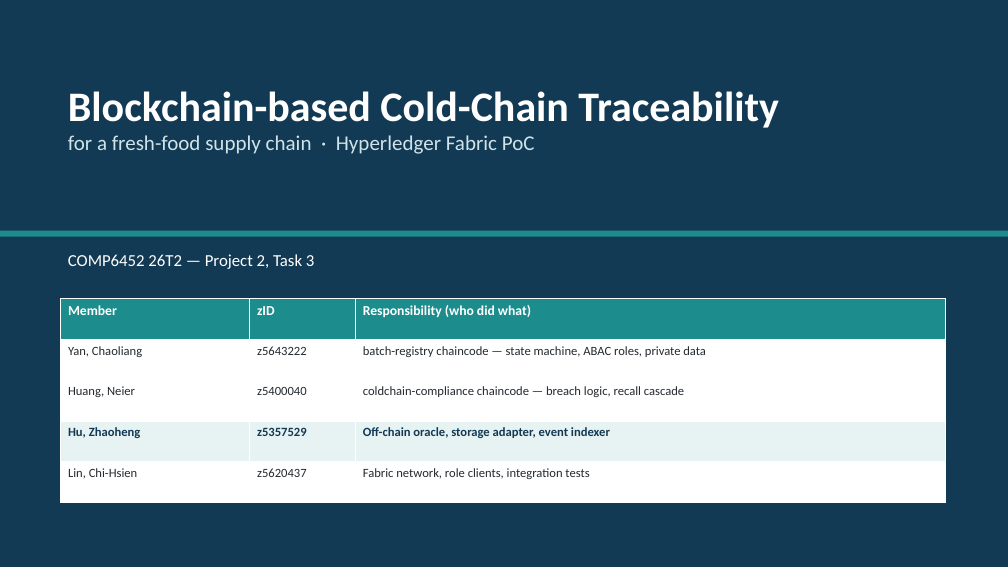
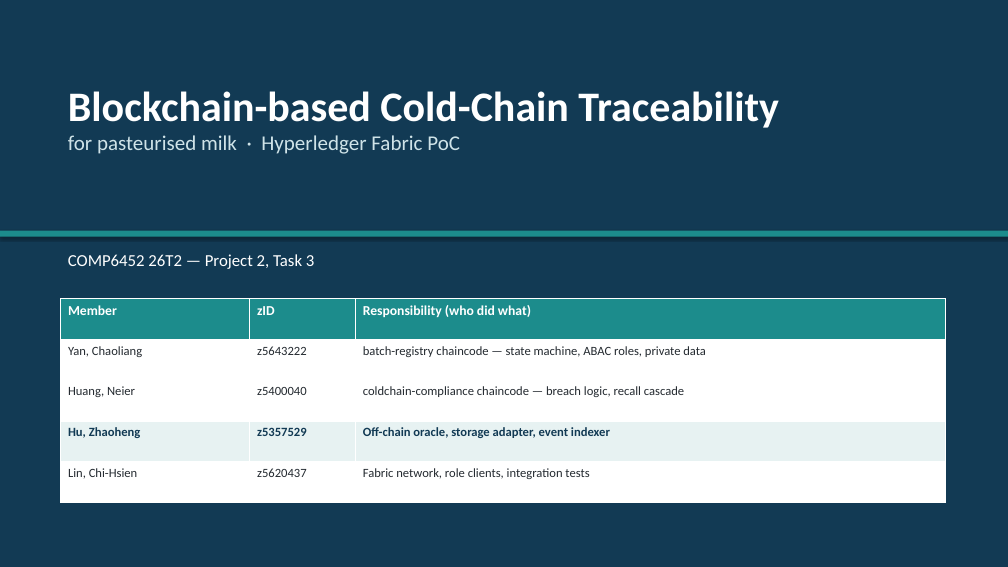
Before and after one commit to lawrence3699/comp6452-proj2, a slide deck: slide 1 of docs/COMP6452_Proj2_Task3.pptx. Drawn at 1008x567 pixels with LibreOffice and Linux fonts; fonts in the diff are those of the drawing. Boxes give left, top, right and bottom in pixels: in the first picture for what was removed or moved away, otherwise in the second. Text is boxed around its words. In the diff, an @@ line names an element or a change of style, - is before the commit and + after.

Commit message:
feat: scope demo to pasteurised milk

```diff
--- a/docs/COMP6452_Proj2_Task3.pptx
+++ b/docs/COMP6452_Proj2_Task3.pptx
@@ rectangle at (0,0,1008,567): shadow on @@
@@ text at (68,135,460,154): text changed @@
-for a fresh-food supply chain · Hyperledger Fabric PoC
+for pasteurised milk · Hyperledger Fabric PoC
@@ rectangle at (0,231,1008,237): shadow on @@
```
Also in this commit, not shown: 7 other slides changed, 9 other files.
